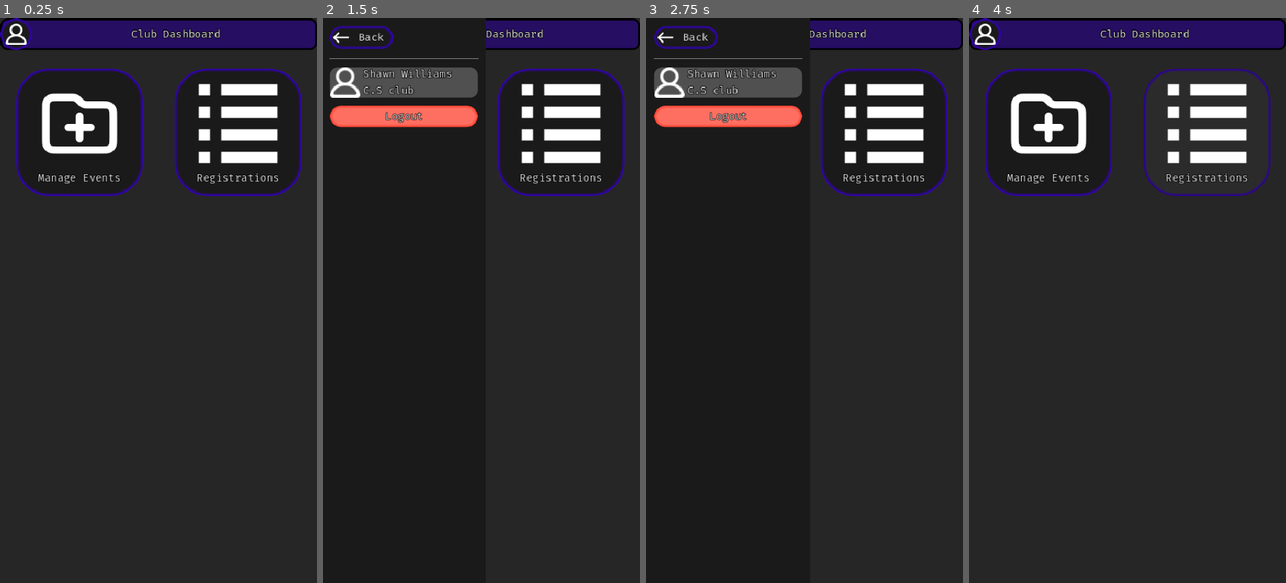
Above: before the commit, frames 1-4 (left to right).
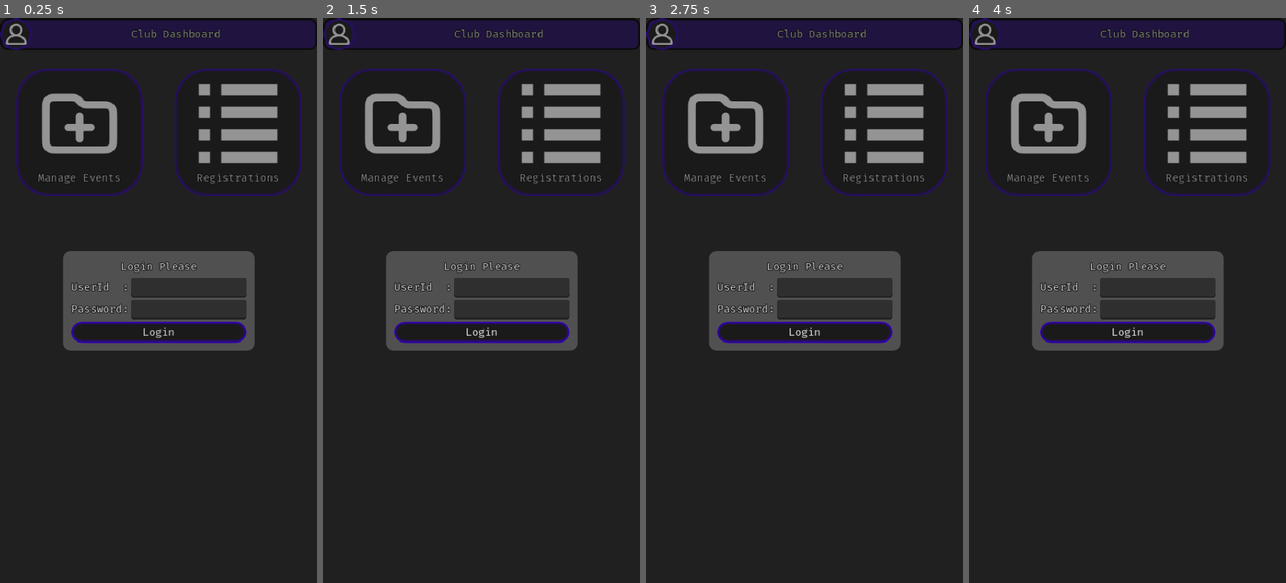
Above: after the commit, the same moments.

Repository: master172/clubdashboard
Game: Godot game, scene res://src/Main/Main.tscn
The game is run twice, just before and just after one commit, with the same random seed, the same clock (stepped at 60 frames per second) and the same inputs.
Inputs (mouse positions are in pixels of both pictures, inside the frame that each line leads up to):
- Up to frame 1 (0.25 s): no input
- Up to frame 2 (1.5 s): click (481, 334) at 0.5 s, where only the run after the commit has a clickable "Login"; click (338, 34) at 1.25 s
- Up to frame 3 (2.75 s): click (725, 131) at 2 s
- Up to frame 4 (4 s): click (1206, 131) at 2.75 s; click (1007, 34) at 3.5 s, where only the run before the commit has a clickable "Back"

The runs differ from the first frame. In frame 1, 15% of the frame differs, in the area x 0-100%, y 0-59%; in frame 2, 19%; in frame 3, 19%; in frame 4, 15%.

Commit message:
full frontend done

Diff:
--- a/Autoload/Utils.gd
+++ b/Autoload/Utils.gd
@@ -4,6 +4,11 @@
 var login_club:String = ""
 
 var register_form:Queue = Queue.new()
+var selected_event:Queue = Queue.new()
+
+var logged_in:bool = false
+var user_id:String = ""
+var password:String = ""
 
 func is_valid_phone_number(phone: String) -> bool:
 	var regex := RegEx.new()
--- a/src/Main/Main.tscn
+++ b/src/Main/Main.tscn
@@ -7,6 +7,9 @@
 [ext_resource type="PackedScene" uid="uid://351f6j6go1i2" path="res://src/UIComponents/BaseButtonComponent.tscn" id="4_nxavr"]
 [ext_resource type="FontFile" uid="uid://b6pbhvdgvsn2" path="res://assets/Fonts/Fira_Code/static/FiraCode-Regular.ttf" id="6_52sh2"]
 [ext_resource type="Texture2D" uid="uid://3wbfrdbf88e6" path="res://assets/Icons/Back.svg" id="6_nxavr"]
+[ext_resource type="Script" uid="uid://b7mdgktvb5jkb" path="res://src/Main/profile_backdrop.gd" id="7_8lego"]
+[ext_resource type="Script" uid="uid://d4fyessg1ojcc" path="res://src/Main/login_container.gd" id="8_51663"]
+[ext_resource type="PackedScene" uid="uid://cypai30cdo3di" path="res://src/UIComponents/login_panel.tscn" id="8_yqsku"]
 
 [sub_resource type="StyleBoxFlat" id="StyleBoxFlat_nxavr"]
 bg_color = Color(1, 0.715833, 0.69, 1)
@@ -119,6 +122,20 @@
 "update": 0,
 "values": [Vector2(-248, 0), Vector2(0, 0)]
 }
+tracks/1/type = "method"
+tracks/1/imported = false
+tracks/1/enabled = true
+tracks/1/path = NodePath("Slide/MarginContainer/SlideOptions/ProfileBackdrop")
+tracks/1/interp = 1
+tracks/1/loop_wrap = true
+tracks/1/keys = {
+"times": PackedFloat32Array(0),
+"transitions": PackedFloat32Array(1),
+"values": [{
+"args": [],
+"method": &"_set_data"
+}]
+}
 
 [sub_resource type="Animation" id="Animation_51663"]
 resource_name = "SlideOut"
@@ -262,6 +279,7 @@
 
 [node name="ProfileBackdrop" type="PanelContainer" parent="Slide/MarginContainer/SlideOptions"]
 layout_mode = 2
+script = ExtResource("7_8lego")
 
 [node name="HBoxContainer" type="HBoxContainer" parent="Slide/MarginContainer/SlideOptions/ProfileBackdrop"]
 layout_mode = 2
@@ -301,7 +319,39 @@
 &"": SubResource("AnimationLibrary_yqsku")
 }
 
+[node name="LoginContainer" type="Control" parent="."]
+visible = false
+layout_mode = 1
+anchors_preset = 15
+anchor_right = 1.0
+anchor_bottom = 1.0
+grow_horizontal = 2
+grow_vertical = 2
+script = ExtResource("8_51663")
+
+[node name="ColorRect" type="ColorRect" parent="LoginContainer"]
+layout_mode = 1
+anchors_preset = 15
+anchor_right = 1.0
+anchor_bottom = 1.0
+grow_horizontal = 2
+grow_vertical = 2
+color = Color(0.101961, 0.101961, 0.101961, 0.466667)
+
+[node name="CenterContainer" type="CenterContainer" parent="LoginContainer"]
+layout_mode = 1
+anchors_preset = 15
+anchor_right = 1.0
+anchor_bottom = 1.0
+grow_horizontal = 2
+grow_vertical = 2
+
+[node name="LoginPanel" parent="LoginContainer/CenterContainer" instance=ExtResource("8_yqsku")]
+layout_mode = 2
+
 [connection signal="pressed" from="MainContainer/Panel/HBoxContainer/ProfileButton" to="." method="_on_profile_button_pressed"]
 [connection signal="pressed" from="MainContainer/OptionsContainer/GridContainer/ManageEvents" to="." method="_on_manage_events_pressed"]
 [connection signal="pressed" from="MainContainer/OptionsContainer/GridContainer/RegistrationsButton" to="." method="_on_registrations_button_pressed"]
 [connection signal="pressed" from="Slide/MarginContainer/SlideOptions/Back" to="." method="_on_profile_button_pressed"]
+[connection signal="pressed" from="Slide/MarginContainer/SlideOptions/LogOut" to="." method="_on_log_out_pressed"]
+[connection signal="login" from="LoginContainer/CenterContainer/LoginPanel" to="." method="_on_login_panel_login"]
--- /dev/null
+++ b/src/Main/login_container.gd
@@ -0,0 +1,12 @@
+extends Control
+
+
+# Called when the node enters the scene tree for the first time.
+func _ready() -> void:
+	#await Utils.ready
+	visible = not Utils.logged_in
+
+
+# Called every frame. 'delta' is the elapsed time since the previous frame.
+func _process(delta: float) -> void:
+	pass
--- a/src/Main/main.gd
+++ b/src/Main/main.gd
@@ -3,6 +3,7 @@
 var SlideActive:bool = false
 
 @onready var animation_player: AnimationPlayer = $AnimationPlayer
+@onready var login_container: Control = $LoginContainer
 
 func _on_profile_button_pressed() -> void:
 	SlideActive = not SlideActive
@@ -21,3 +22,17 @@
 func _on_registrations_button_pressed() -> void:
 	var Manage_Registrations_scene:PackedScene = load("res://src/Main/manage_registrations.tscn")
 	get_tree().change_scene_to_packed(Manage_Registrations_scene)
+
+
+func _on_login_panel_login(userId: String, password: String) -> void:
+	login_container.visible = false
+	Utils.logged_in = true
+	Utils.user_id = userId
+	Utils.password = password
+
+
+func _on_log_out_pressed() -> void:
+	Utils.logged_in = false
+	Utils.user_id = ""
+	Utils.password = ""
+	get_tree().reload_current_scene()
--- /dev/null
+++ b/src/Main/profile_backdrop.gd
@@ -0,0 +1,7 @@
+extends PanelContainer
+
+@onready var user_id: Label = $HBoxContainer/VBoxContainer/UserId
+@onready var club: Label = $HBoxContainer/VBoxContainer/Club
+
+func _set_data() -> void:
+	user_id.text = Utils.user_id
--- /dev/null
+++ b/src/UIComponents/login_panel.gd
@@ -0,0 +1,25 @@
+extends PanelContainer
+
+signal login(userId:String,password:String)
+
+var login_id:String = ""
+var passcode:String = ""
+
+
+func _on_user_id_text_changed(new_text: String) -> void:
+	login_id = new_text
+
+
+func _on_password_entry_text_changed(new_text: String) -> void:
+	passcode = new_text
+
+
+func _on_login_pressed() -> void:
+	if Utils.is_whitespace(passcode):
+		OS.alert("please enter proper password")
+		return
+	elif Utils.is_whitespace(login_id):
+		OS.alert("please enter proper user id")
+		return
+
+	emit_signal("login",login_id,passcode)
--- /dev/null
+++ b/src/UIComponents/login_panel.tscn
@@ -0,0 +1,71 @@
+[gd_scene load_steps=2 format=3 uid="uid://cypai30cdo3di"]
+
+[ext_resource type="Script" uid="uid://5scyi7xqbxat" path="res://src/UIComponents/login_panel.gd" id="1_jyv8j"]
+
+[node name="LoginPanel" type="PanelContainer"]
+script = ExtResource("1_jyv8j")
+
+[node name="MarginContainer" type="MarginContainer" parent="."]
+layout_mode = 2
+theme_override_constants/margin_left = 12
+theme_override_constants/margin_top = 12
+theme_override_constants/margin_right = 12
+theme_override_constants/margin_bottom = 12
+
+[node name="VBoxContainer" type="VBoxContainer" parent="MarginContainer"]
+layout_mode = 2
+
+[node name="Header" type="PanelContainer" parent="MarginContainer/VBoxContainer"]
+layout_mode = 2
+
+[node name="MarginContainer" type="MarginContainer" parent="MarginContainer/VBoxContainer/Header"]
+layout_mode = 2
+theme_override_constants/margin_left = 75
+theme_override_constants/margin_top = 2
+theme_override_constants/margin_right = 75
+theme_override_constants/margin_bottom = 2
+
+[node name="Label" type="Label" parent="MarginContainer/VBoxContainer/Header/MarginContainer"]
+layout_mode = 2
+text = "Login Please"
+
+[node name="Contents" type="PanelContainer" parent="MarginContainer/VBoxContainer"]
+layout_mode = 2
+
+[node name="MarginContainer" type="MarginContainer" parent="MarginContainer/VBoxContainer/Contents"]
+layout_mode = 2
+
+[node name="VBoxContainer" type="VBoxContainer" parent="MarginContainer/VBoxContainer/Contents/MarginContainer"]
+layout_mode = 2
+
+[node name="UserId" type="HBoxContainer" parent="MarginContainer/VBoxContainer/Contents/MarginContainer/VBoxContainer"]
+layout_mode = 2
+
+[node name="Title" type="Label" parent="MarginContainer/VBoxContainer/Contents/MarginContainer/VBoxContainer/UserId"]
+layout_mode = 2
+text = "UserId  :"
+
+[node name="UserID" type="LineEdit" parent="MarginContainer/VBoxContainer/Contents/MarginContainer/VBoxContainer/UserId"]
+layout_mode = 2
+size_flags_horizontal = 3
+
+[node name="Password" type="HBoxContainer" parent="MarginContainer/VBoxContainer/Contents/MarginContainer/VBoxContainer"]
+layout_mode = 2
+
+[node name="Title" type="Label" parent="MarginContainer/VBoxContainer/Contents/MarginContainer/VBoxContainer/Password"]
+layout_mode = 2
+text = "Password:"
+
+[node name="PasswordEntry" type="LineEdit" parent="MarginContainer/VBoxContainer/Contents/MarginContainer/VBoxContainer/Password"]
+layout_mode = 2
+size_flags_horizontal = 3
+
+[node name="Login" type="Button" parent="MarginContainer/VBoxContainer"]
+layout_mode = 2
+text = "Login"
+
+[connection signal="text_changed" from="MarginContainer/VBoxContainer/Contents/MarginContainer/VBoxContainer/UserId/UserID" to="." method="_on_user_id_text_changed"]
+[connection signal="text_submitted" from="MarginContainer/VBoxContainer/Contents/MarginContainer/VBoxContainer/UserId/UserID" to="." method="_on_user_id_text_changed"]
+[connection signal="text_changed" from="MarginContainer/VBoxContainer/Contents/MarginContainer/VBoxContainer/Password/PasswordEntry" to="." method="_on_password_entry_text_changed"]
+[connection signal="text_submitted" from="MarginContainer/VBoxContainer/Contents/MarginContainer/VBoxContainer/Password/PasswordEntry" to="." method="_on_password_entry_text_changed"]
+[connection signal="pressed" from="MarginContainer/VBoxContainer/Login" to="." method="_on_login_pressed"]
Not shown: 1 places in src/Main/Main.tscn that only renumber resources
Not shown, added: src/Main/login_container.gd.uid
Not shown, added: src/Main/profile_backdrop.gd.uid
Not shown, added: src/UIComponents/login_panel.gd.uid
